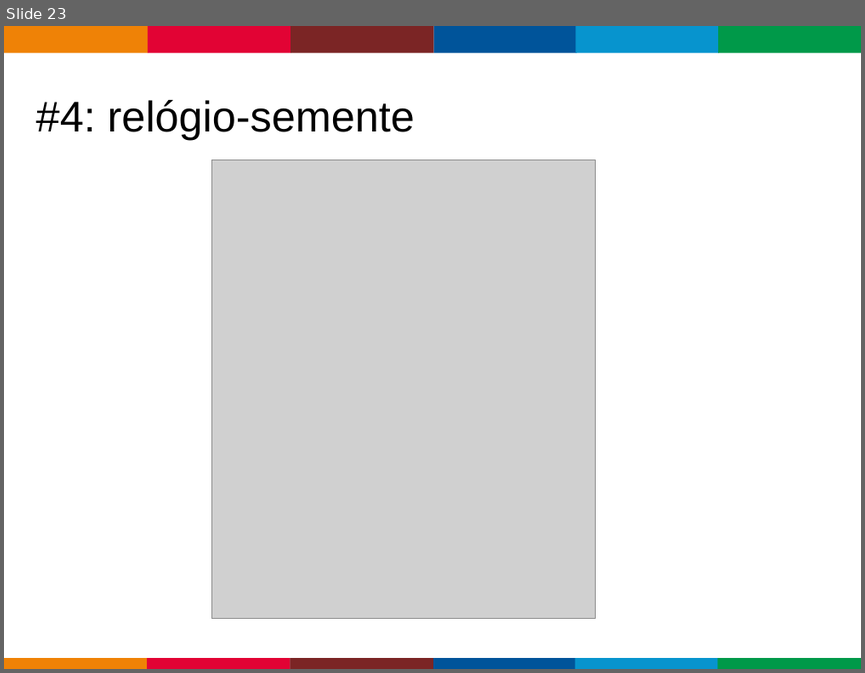
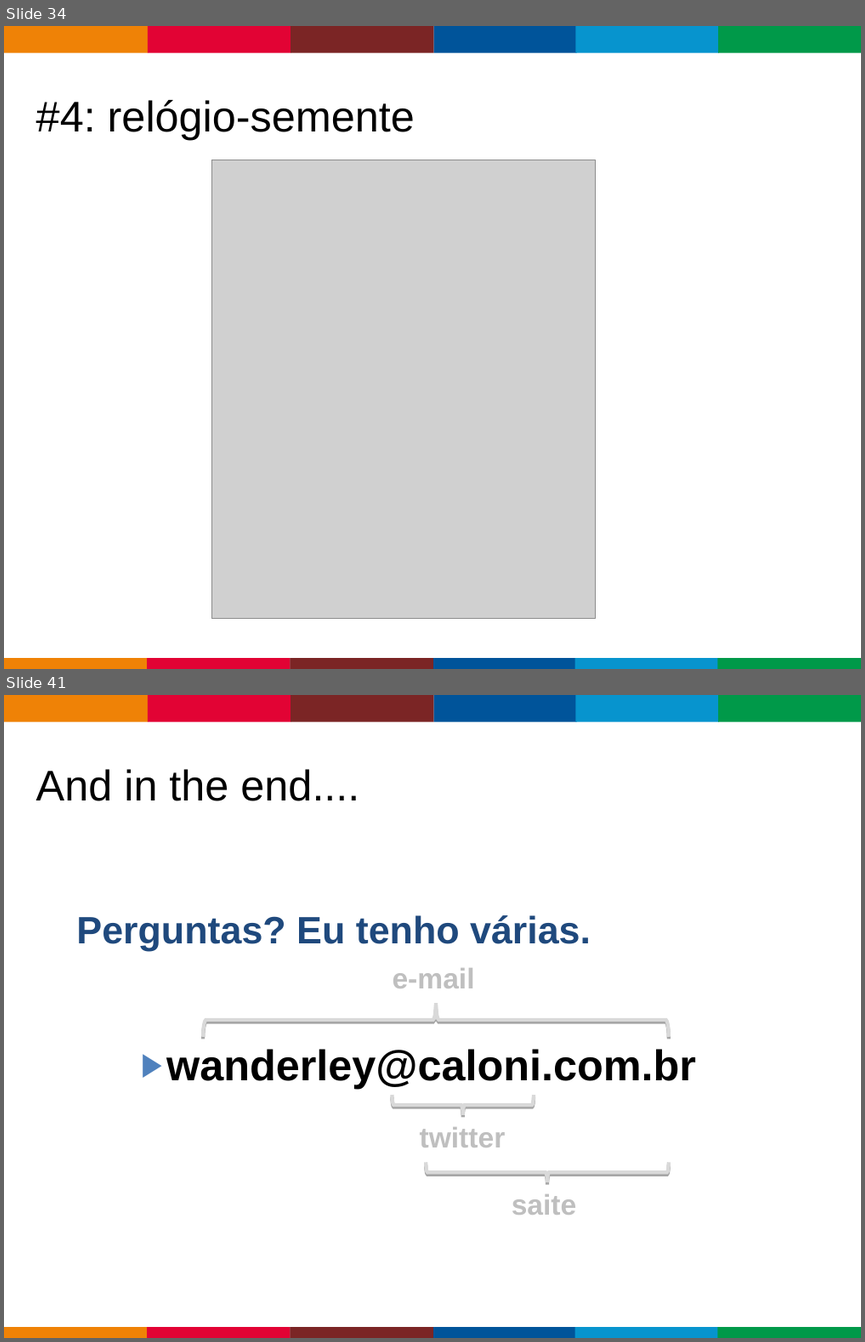
Before and after one commit to caloni/journal, a slide deck: Lectures/PoquerOnline/PoquerOnline.ppt. Shown one above the other, each under a label of ours: slide 23 before the commit, slides 34 and 41 after it; the slides between them are not shown. The pictures are 865x673 and 865x1342 pixels, drawn with LibreOffice and Linux fonts; fonts in the diff are those of the drawing; grey boxes stand for pictures; background and template pictures are left out. Boxes give left, top, right and bottom in pixels: in the first picture for what was removed or moved away, otherwise in the second. Text is boxed around its words. In the diff, an @@ line names an element or a change of style, - is before the commit and + after.

```diff
--- a/Lectures/PoquerOnline/PoquerOnline.ppt
+++ b/Lectures/PoquerOnline/PoquerOnline.ppt
@@ slide 41 added at [4,695,861,1338], background #FFFFFF; not listed: 13 template elements that a slide beside it also shows @@
@@ title added at [36,769,359,801], 36 pt, text #000000 @@
+And in the end....
@@ text added at [76,915,590,951], 32 pt, text #1F497D, bold @@
+Perguntas? Eu tenho várias.
@@ text added at [392,968,475,988], 24 pt, text #BFBFBF, bold @@
+e-mail
@@ freeform shape added at [203,1003,668,1036], outline #D9D9D9 3 pt @@
@@ text added at [166,1049,696,1089], 36 pt, text #000000, bold @@
+▶ wanderley@caloni.com.br
@@ freeform shape added at [392,1094,534,1114], outline #D9D9D9 3 pt @@
@@ text added at [420,1127,506,1147], 24 pt, text #BFBFBF, bold @@
+twitter
@@ freeform shape added at [426,1162,669,1183], outline #D9D9D9 3 pt @@
@@ text added at [511,1194,577,1214], 24 pt, text #BFBFBF, bold @@
+saite
@@ what was slide 23 is now slide 34 @@
```
Also in this commit, not shown: 2 slides changed, 20 other slides added, 3 slides removed, 39 other files.
